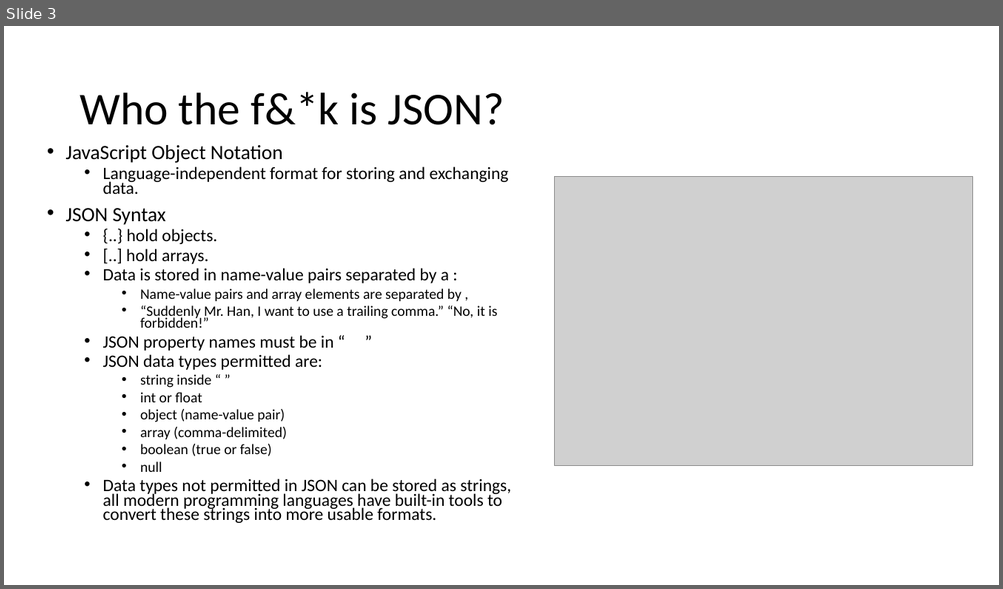
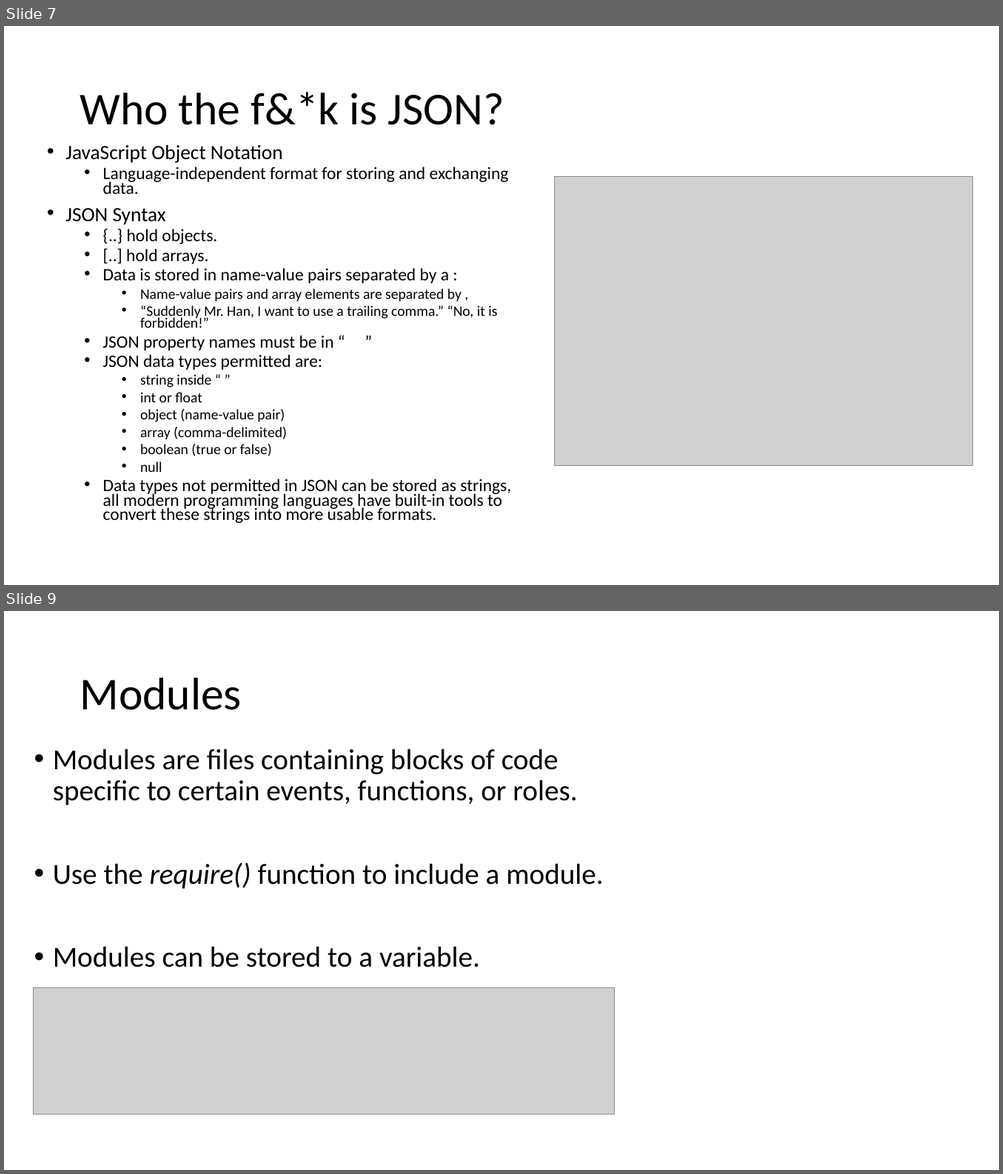
Before and after one commit to RyanK-TFATF/nodejs_express_practice, a slide deck: notes/node.js.pptx. Shown one above the other, each under a label of ours: slide 3 before the commit, slides 7 and 9 after it; the slides between them are not shown. The pictures are 1003x589 and 1003x1174 pixels, drawn with LibreOffice and Linux fonts; fonts in the diff are those of the drawing; grey boxes stand for pictures. Boxes give left, top, right and bottom in pixels: in the first picture for what was removed or moved away, otherwise in the second. Text is boxed around its words. In the diff, an @@ line names an element or a change of style, - is before the commit and + after.

```diff
--- a/notes/node.js.pptx
+++ b/notes/node.js.pptx
@@ slide 9 added at <box>4,611,999,1170</box>, background #FFFFFF @@
@@ title added at <box>79,678,242,710</box>, 44 pt, text #000000 @@
+Modules
@@ text added at <box>53,749,603,968</box>, 28 pt, text #000000 @@
+• Modules are files containing blocks of code specific to certain events, functions, or roles.
+• Use the require() function to include a module.
+• Modules can be stored to a variable.
@@ picture added at <box>33,988,614,1116</box> @@
@@ what was slide 3 is now slide 7 @@
```
Also in this commit, not shown: 1 other slide added.
